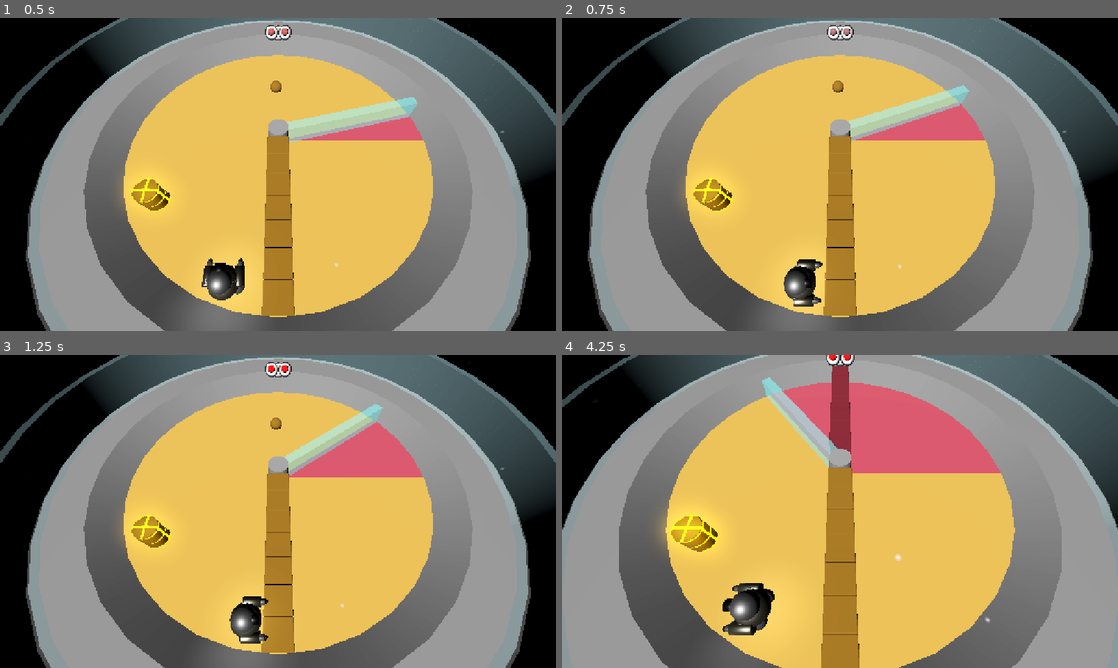
Above: before the commit, frames 1-4 (two rows, left to right).
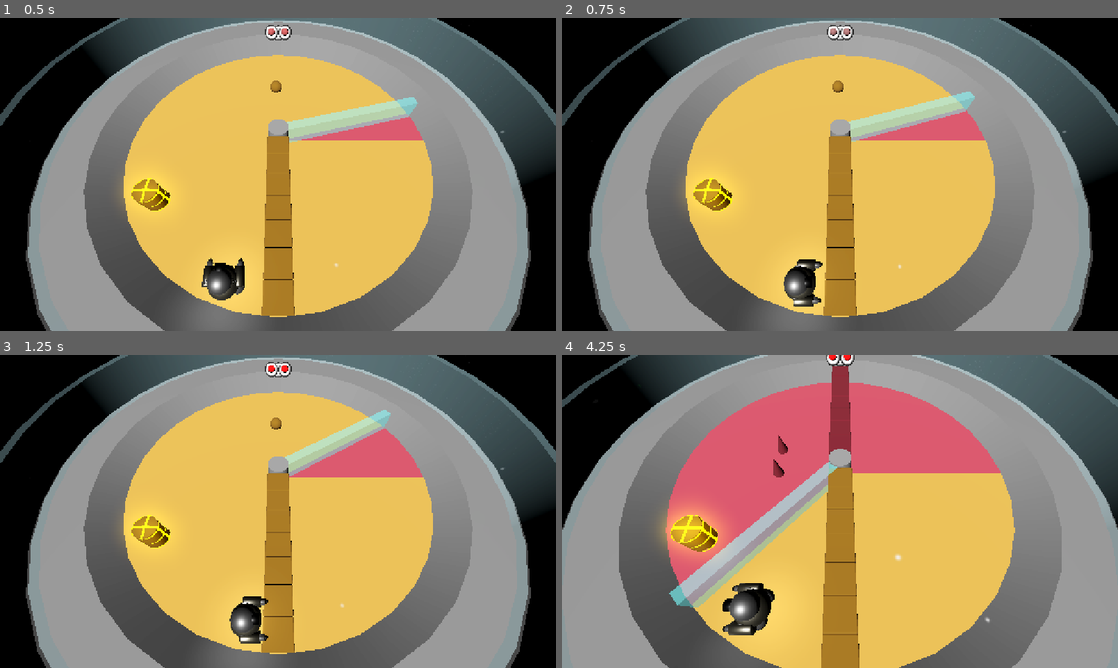
Above: after the commit, the same moments.

Repository: MisterIXI/gmtk25
Game: Godot game, scene res://scenes/levels/tutorial_level_3.tscn
Two runs of this game, one before a commit and one after it. Both use one fixed random seed, a clock stepped at 60 frames per second and the inputs below. This scene is started directly instead of the project's main scene.
Inputs (mouse positions are in pixels of both pictures, inside the frame that each line leads up to):
- Up to frame 1 (0.5 s): no input
- Up to frame 2 (0.75 s): tap Enter at 0.5 s; move the mouse to (962, 158) at 0.52 s; hold D (move_right) from 0.53 s (still down); tap 1 at 0.6 s
- Up to frame 3 (1.25 s): keep holding D (move_right); tap Space (jump) at 0.77 s; tap 2 at 0.8 s
- Up to frame 4 (4.25 s): move the mouse to (728, 527) at 1.27 s; release D (move_right) at 1.28 s; hold S (move_down) 1.28-2.03 s; tap 2 at 1.35, 3.05 s; tap Space (jump) at 1.52, 3.02, 3.77 s; tap 3 at 1.55, 2.1, 3.8 s; move the mouse to (895, 442) at 2.02 s; hold D (move_right) 2.03-2.78 s; tap 1 at 2.3 s; move the mouse to (812, 574) at 2.77 s; hold W (move_up) 2.78-3.53 s; tap E (interact) at 2.85 s; move the mouse to (1006, 558) at 3.52 s; hold A (move_left) from 3.53 s (still down); tap Mouse wheel up (zoom_in) at 3.6 s; tap Escape (escape) at 4.15 s

Frame 1 is identical in both runs. In frame 2, 0.8% of the frame differs, in the area x 51-75%, y 21-40%; in frame 3, 1.1%; in frame 4, 12%, in the area x 18-51%, y 7-81%.
Error after the commit: Out of bounds get index '0' (on base: 'Array[Control]') (res://scenes/wiper_mechanic/time_wiper.gd:62)

Commit message:
time wiper speed control added (and sfx)

Diff:
--- a/scenes/Autoload/sound_manager.gd
+++ b/scenes/Autoload/sound_manager.gd
@@ -15,7 +15,11 @@
 	#3D Sounds
 	DROP_CRATE = 3,
 	GATE_OPEN = 4,
-	WIPER = 5
+	WIPER = 5,
+	# UI Sounds
+	PAUSE = 6,
+	PLAY = 7,
+	FF = 8,
 }
 
 @onready var _audio3d_drop_crate : AudioStreamPlayer3D = $Stream3D_01
@@ -26,6 +30,9 @@
 @onready var _audio_click : AudioStreamPlayer = $Click
 @onready var _audio_game_win: AudioStreamPlayer = $Game_Win
 
+@onready var _audio_speed_pause : AudioStreamPlayer = $SpeedPause
+@onready var _audio_speed_play : AudioStreamPlayer = $SpeedPlay
+@onready var _audio_speed_ff : AudioStreamPlayer = $SpeedFF
 func _ready() -> void:
 	_audio_music.play()
 
@@ -44,6 +51,12 @@
 
 		SOUND.GAME_WIN:
 			_audio_game_win.play()
+		SOUND.PAUSE:
+			_audio_speed_pause.play()
+		SOUND.PLAY:
+			_audio_speed_play.play()
+		SOUND.FF:
+			_audio_speed_ff.play()
 		_:
 			print("SoundManager Error: no match of SOUND")
 func playSound3D(_sound : SOUND, _pos : Vector3) ->void:
--- a/scenes/Autoload/sound_manager.tscn
+++ b/scenes/Autoload/sound_manager.tscn
@@ -7,6 +7,9 @@
 [ext_resource type="AudioStream" uid="uid://b5d5gm7xc8hsl" path="res://assets/sound_files/click.mp3" id="4_20k5e"]
 [ext_resource type="AudioStream" uid="uid://du8bnsmjrn255" path="res://assets/sound_files/wiper_sound.mp3" id="4_s42s3"]
 [ext_resource type="AudioStream" uid="uid://c0vwdmyk71roo" path="res://assets/sound_files/ui_game_win.mp3" id="6_nn7u2"]
+[ext_resource type="AudioStream" uid="uid://cu4ld2xslv7vq" path="res://assets/sound_files/sfx-pause.mp3" id="8_r72l7"]
+[ext_resource type="AudioStream" uid="uid://dv3htllavgr31" path="res://assets/sound_files/sfx-play.mp3" id="9_63hu5"]
+[ext_resource type="AudioStream" uid="uid://c803hvehht3wv" path="res://assets/sound_files/sfx-ff.mp3" id="10_fvqbe"]
 
 [node name="Sound_Manager" type="Node3D"]
 script = ExtResource("1_y8ceg")
@@ -37,3 +40,15 @@
 [node name="Click" type="AudioStreamPlayer" parent="."]
 stream = ExtResource("4_20k5e")
 bus = &"SFX"
+
+[node name="SpeedPause" type="AudioStreamPlayer" parent="."]
+stream = ExtResource("8_r72l7")
+bus = &"SFX"
+
+[node name="SpeedPlay" type="AudioStreamPlayer" parent="."]
+stream = ExtResource("9_63hu5")
+bus = &"SFX"
+
+[node name="SpeedFF" type="AudioStreamPlayer" parent="."]
+stream = ExtResource("10_fvqbe")
+bus = &"SFX"
--- a/scenes/wiper_mechanic/time_wiper.gd
+++ b/scenes/wiper_mechanic/time_wiper.gd
@@ -6,9 +6,12 @@
 ## current wipe angle in rad
 @export var colors: Array[Color]
 @export var object_colors: Array[Color]
+@export var stage_speeds: Vector3 = Vector3(0, 30, 150)
 var progress: float
 var curr_start_id: int = 0
 var wipe_angle: float = 0.0
+
+@export var texture_rects_speed_ui: Array[Control] = []
 
 var objects_being_wiped: Dictionary[Node3D, MeshInstance3D] = {}
 @onready var disk_count: int = disks.size()
@@ -32,6 +35,41 @@
 	mat.set("shader_parameter/color2", colors[curr_start_id])
 	mat.set("shader_parameter/color1", colors[(curr_start_id + 1) % disk_count])
 	update_dissolve_shader_parameters()
+
+func _input(event):
+	if event is InputEventKey:
+		var key:= event as InputEventKey
+		# discard key_up events
+		if not key.is_pressed():
+			return
+		if key.keycode == KEY_1 or key.keycode == KEY_SPACE:
+			if rotation_speed_deg == 0:
+				change_speed_to(1)
+			else:
+				change_speed_to(0)
+		if key.keycode == KEY_2:
+			change_speed_to(1)
+		if key.keycode == KEY_3:
+			change_speed_to(2)
+
+func change_speed_to(id: int):
+	if id < 0 or id > 2:
+		push_warning("Requested speed id OOB! Discarding request...")
+		return
+	rotation_speed_deg = stage_speeds[id]
+	for tex in texture_rects_speed_ui:
+		tex.modulate = Color.WHITE
+	texture_rects_speed_ui[id].modulate = Color.SKY_BLUE
+	texture_rects_speed_ui[id+3].modulate = Color.SKY_BLUE
+	match id:
+		0:
+			SoundManager.playSound(SoundManager.SOUND.PAUSE)
+		1:
+			SoundManager.playSound(SoundManager.SOUND.PLAY)
+		2:
+			SoundManager.playSound(SoundManager.SOUND.FF)
+		_:
+			pass
 
 func get_all_child_meshes(node: Node3D) -> Array[MeshInstance3D]:
 	var result: Array[MeshInstance3D] = []
Not shown, added: assets/sound_files/sfx-ff.mp3.import
Not shown, added: assets/sound_files/sfx-pause.mp3.import
Not shown, added: assets/sound_files/sfx-play.mp3.import
Binary file added: assets/ui_icons/fastForward.png
Not shown, added: assets/ui_icons/fastForward.png.import
Binary file added: assets/ui_icons/keyboard_1.png
Not shown, added: assets/ui_icons/keyboard_1.png.import
Binary file added: assets/ui_icons/keyboard_2.png
Not shown, added: assets/ui_icons/keyboard_2.png.import
Binary file added: assets/ui_icons/keyboard_3.png
Not shown, added: assets/ui_icons/keyboard_3.png.import
Not shown, added: assets/ui_icons/license_icons.txt
(and 9 more such lines)
